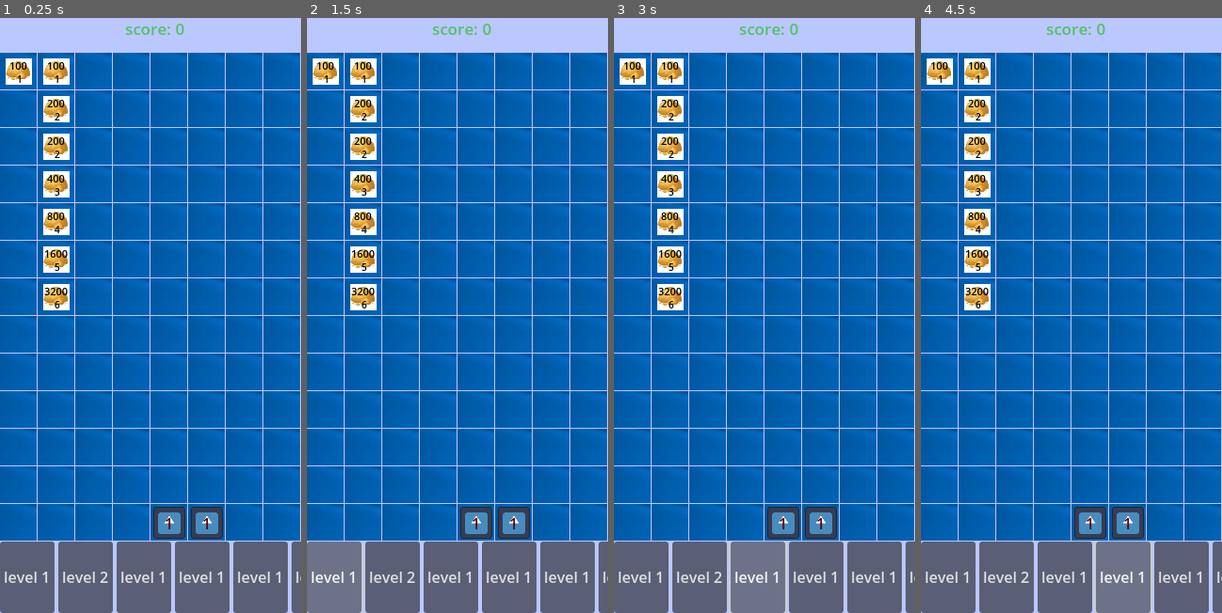
Above: before the commit, frames 1-4 (left to right).
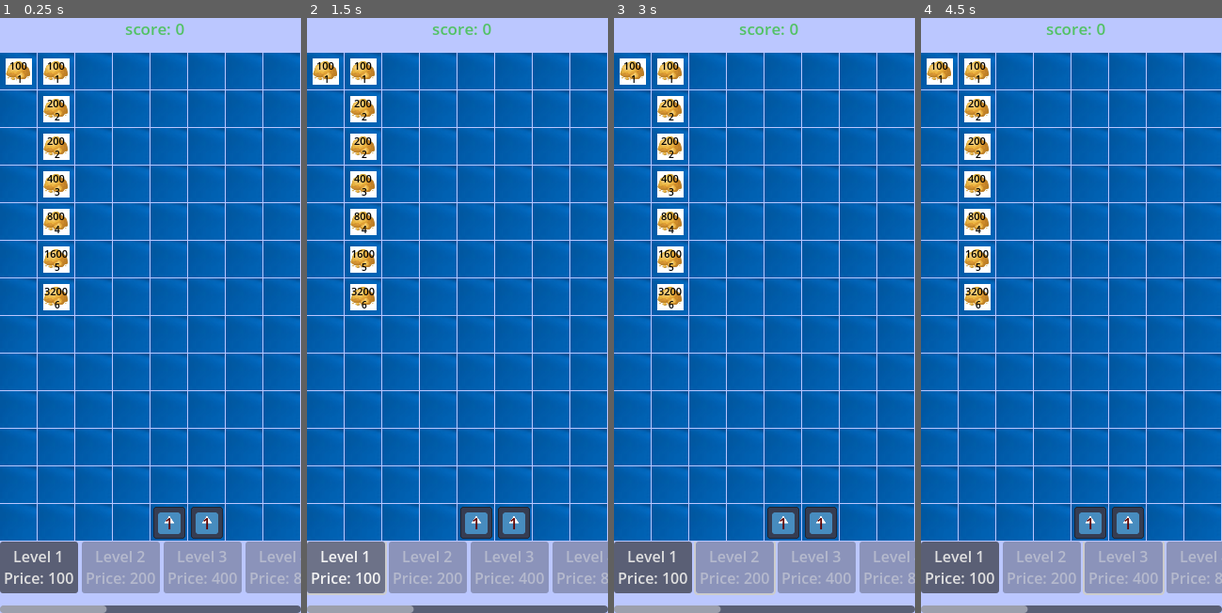
Above: after the commit, the same moments.

Repository: liu5855019/dm_sync
Game: Godot game, scene res://tscns/level/level.tscn
Two runs of this game, one before a commit and one after it. Both use one fixed random seed, a clock stepped at 60 frames per second and the inputs below. The engine's default icon, where the game draws it, is replaced by a stand-in: a white triangle on a blue panel in a dark square.
Inputs (mouse positions are in pixels of both pictures, inside the frame that each line leads up to):
- Up to frame 1 (0.25 s): no input
- Up to frame 2 (1.5 s): click (391, 577) at 0.5 s, where only the run before the commit has a clickable "level 2"; click "level 1" (after the commit: "Level 1 Price: 100") at 1.25 s
- Up to frame 3 (3 s): click "level 1" (after the commit: "Level 1 Price: 100") at 2 s; click (758, 577) at 2.75 s, where only the run before the commit has a clickable "level 1"
- Up to frame 4 (4.5 s): click (1065, 577) at 3.5 s, where only the run before the commit has a clickable "level 1"; click (1122, 577) at 4.25 s, where only the run before the commit has a clickable "level 1"

The runs differ from the first frame. In frame 1, 9.3% of the frame differs, in the area x 0-100%, y 87-100%; in frame 2, 9.3%; in frame 3, 9.3%; in frame 4, 9.3%.

Commit message:
add level btn

Diff:
--- a/CaiKuang/project.godot
+++ b/CaiKuang/project.godot
@@ -29,7 +29,6 @@
 [input_devices]
 
 pointing/emulate_touch_from_mouse=true
-pointing/emulate_mouse_from_touch=false
 
 [rendering]
 
--- /dev/null
+++ b/CaiKuang/tscns/LevelBtn/LevelBtn.gd
@@ -0,0 +1,48 @@
+extends Button
+
+
+var player_price: int = 100
+var max_player_level: int = 1
+
+var _level: int = 1
+var level: int:
+	set(value):
+		_level = value
+		player_price = get_price_by_level(value)
+		update_text()
+	get:
+		return _level
+
+@onready var btn = $Button
+
+
+
+func _ready() -> void:
+	pass
+
+func get_price_by_level(lev: int) -> int:
+	if lev == 1:
+		return 100
+
+	return get_price_by_level(lev - 1) * 2
+
+
+func on_max_player_level_changed(new_level: int) -> void:
+	if new_level > max_player_level:
+		max_player_level = new_level
+
+	btn.disabled = max_player_level < level
+
+	print("当前玩家价格: ", player_price)
+
+
+func _on_button_pressed() -> void:
+
+	pass # Replace with function body.
+
+
+func update_text():
+
+	self.text = "Level " + str(level) + "\nPrice: " + str(player_price)
+
+	self.disabled = max_player_level < level
--- /dev/null
+++ b/CaiKuang/tscns/LevelBtn/LevelBtn.tscn
@@ -0,0 +1,9 @@
+[gd_scene load_steps=2 format=3 uid="uid://bwxe5q1vxf6bk"]
+
+[ext_resource type="Script" uid="uid://cl3ssy4swdsky" path="res://tscns/LevelBtn/LevelBtn.gd" id="1_4orua"]
+
+[node name="Button" type="Button"]
+offset_right = 8.0
+offset_bottom = 8.0
+text = "level 0"
+script = ExtResource("1_4orua")
--- a/CaiKuang/tscns/level/level.gd
+++ b/CaiKuang/tscns/level/level.gd
@@ -5,33 +5,36 @@
 
 var player_scene = load("res://tscns/player/player.tscn")
 var ore_scene = load("res://tscns/ore/ore.tscn")
+var level_btn_scene = load("res://tscns/LevelBtn/LevelBtn.tscn")
 
 var score = 0.0
 signal score_changed(old_value: int, new_value: int)
+signal max_player_level_changed(new_level: int)
 
 @onready var score_node = $Score
+
+var max_plarer_level = 1
+
 
 # 声明一个只能存储 OreData 对象的数组
 # var player_data_list: Array[OreData] = []
 var player_data_list: Array = []
 
 func _ready() -> void:
-	player_data_list.append(OreData.new(1,Vector2(0, 0)))
-	player_data_list.append(OreData.new(1,Vector2(1, 0)))
-	player_data_list.append(OreData.new(2, Vector2(1, 1)))
-	player_data_list.append(OreData.new(2, Vector2(1, 2)))
-	player_data_list.append(OreData.new(3, Vector2(1, 3)))
 
-	player_data_list.append(OreData.new(4, Vector2(1, 4)))
-	player_data_list.append(OreData.new(5, Vector2(1, 5)))
-	player_data_list.append(OreData.new(6, Vector2(1, 6)))
+	_add_level_btns()
 
 	player_data_list = LevelData.get_data_by_level(1)
 
-	# save_data() # 保存数据到 JSON 文件
-
 	reload_scene()
 
+
+func _add_level_btns():
+	var level_btn_container = $ScrollContainer/HBoxContainer
+	for i in range(1, 11):
+		var scene = level_btn_scene.instantiate()
+		scene.level = i
+		level_btn_container.add_child(scene)
 
 
 func _physics_process(delta: float) -> void:
@@ -79,6 +82,13 @@
 
 	score_node.on_score_changed(score-value, score)
 
+func _on_player_merged(new_level: int):
+	if new_level > max_plarer_level:
+		max_plarer_level = new_level
+		print("当前最高玩家等级: ", max_plarer_level)
+		max_player_level_changed.emit(max_plarer_level)
+
+
 
 #
 #func spawn_enemy(is_have_box: bool):
--- a/CaiKuang/tscns/level/level.tscn
+++ b/CaiKuang/tscns/level/level.tscn
@@ -39,29 +39,5 @@
 vertical_scroll_mode = 0
 
 [node name="HBoxContainer" type="HBoxContainer" parent="ScrollContainer"]
-custom_minimum_size = Vector2(0, 76)
+custom_minimum_size = Vector2(0, 55)
 layout_mode = 2
-
-[node name="Button" type="Button" parent="ScrollContainer/HBoxContainer"]
-layout_mode = 2
-text = "level 1"
-
-[node name="Button2" type="Button" parent="ScrollContainer/HBoxContainer"]
-layout_mode = 2
-text = "level 2"
-
-[node name="Button3" type="Button" parent="ScrollContainer/HBoxContainer"]
-layout_mode = 2
-text = "level 1"
-
-[node name="Button4" type="Button" parent="ScrollContainer/HBoxContainer"]
-layout_mode = 2
-text = "level 1"
-
-[node name="Button5" type="Button" parent="ScrollContainer/HBoxContainer"]
-layout_mode = 2
-text = "level 1"
-
-[node name="Button6" type="Button" parent="ScrollContainer/HBoxContainer"]
-layout_mode = 2
-text = "level 1"
--- a/CaiKuang/tscns/ore/OreData.gd
+++ b/CaiKuang/tscns/ore/OreData.gd
@@ -20,9 +20,9 @@
 		current_resource = all_resource
 
 # 根据等级计算分数，每个等级分数是上一级的两倍
-func calculate_score_by_level(level: int) -> int:
-	if level <= 1:
+func calculate_score_by_level(lvl: int) -> int:
+	if lvl <= 1:
 		return 100  # 等级1基础分数
 	else:
 		# 递归计算：当前等级分数 = 上一等级分数 * 2
-		return calculate_score_by_level(level - 1) * 2
+		return calculate_score_by_level(lvl - 1) * 2
--- a/CaiKuang/tscns/player/player.gd
+++ b/CaiKuang/tscns/player/player.gd
@@ -17,6 +17,7 @@
 var mining_interval = 0
 
 
+signal signal_merged(new_level: int)
 
 
 func _ready():
@@ -136,6 +137,7 @@
 		player.queue_free() # 删除被合并的玩家节点
 		level_label.text = str(data.level)
 		print("合并成功，当前等级: ", data.level)
+		signal_merged.emit(data.level)
 	else:
 		print("无法合并，等级不匹配")
 
Not shown, added: CaiKuang/tscns/LevelBtn/LevelBtn.gd.uid
